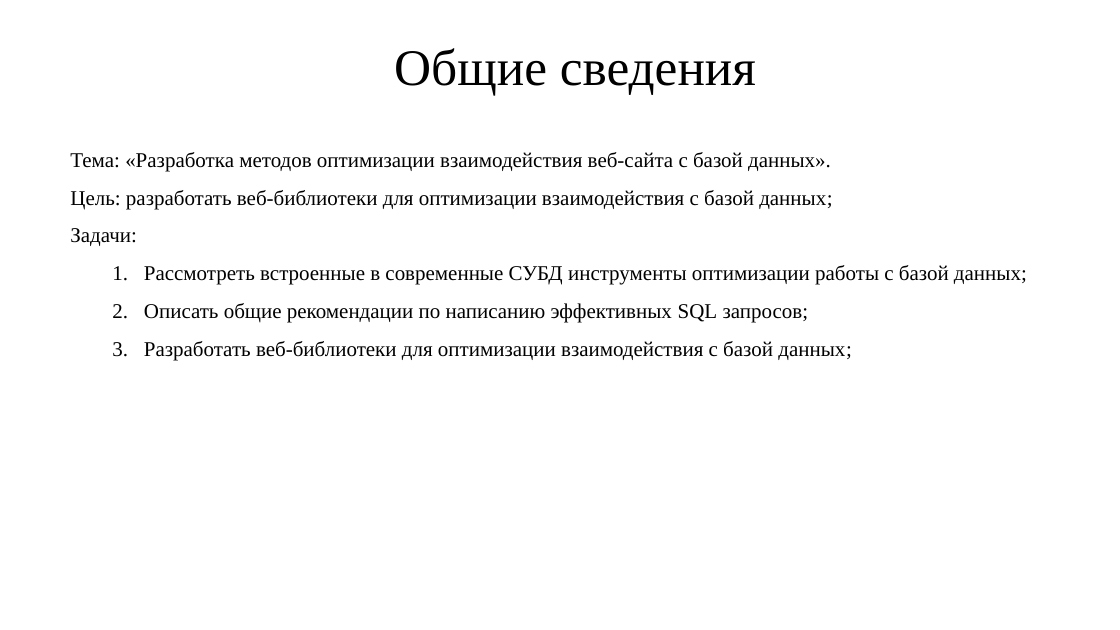
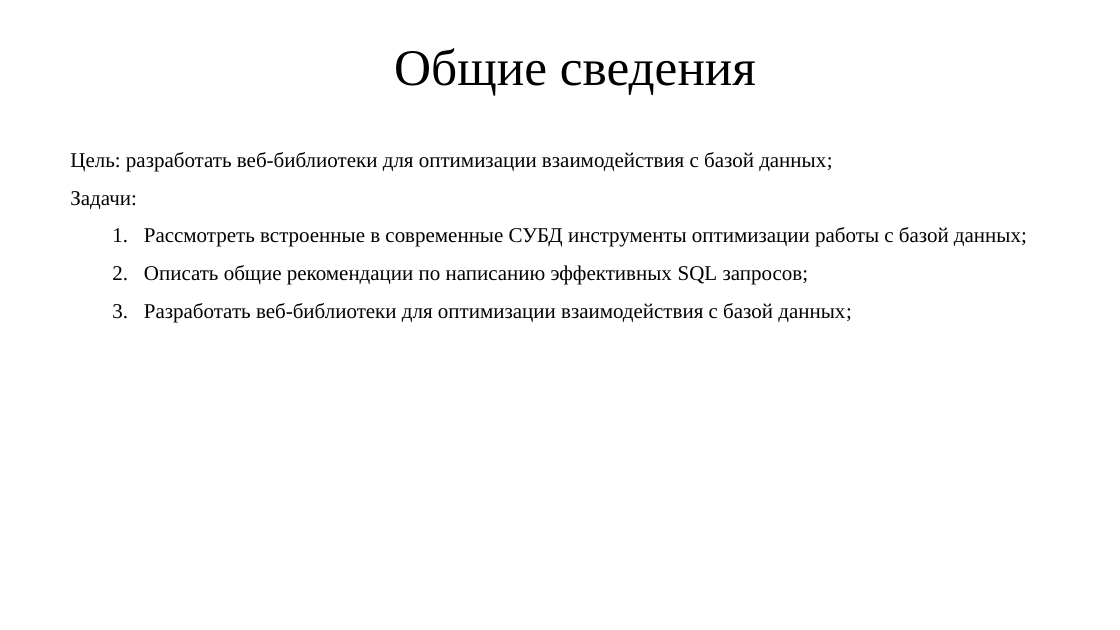
Before and after one commit to IgorTyutyunov/-, a slide deck: slide 2 of Тютюнов.pptx. Drawn at 1120x630 pixels with LibreOffice and Linux fonts; fonts in the diff are those of the drawing. Boxes give left, top, right and bottom in pixels: in the first picture for what was removed or moved away, otherwise in the second. Text is boxed around its words. In the diff, an @@ line names an element or a change of style, - is before the commit and + after.

Commit message:
Убрал тему со второго слайда

```diff
--- a/Тютюнов.pptx
+++ b/Тютюнов.pptx
@@ text at box(70, 152, 831, 172): paragraph removed @@
-Тема: «Разработка методов оптимизации взаимодействия веб-сайта с базой данных».
```
